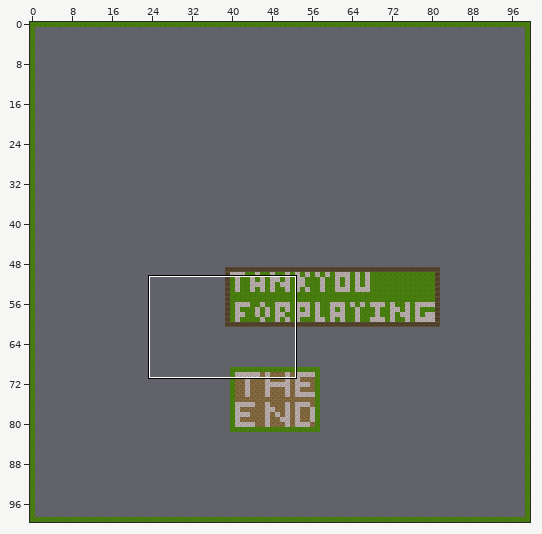
One commit to this Tiled map: maps/map3.tmx. Above, an overview of the earlier version with the close-up marked.
Close-up. Before the commit:
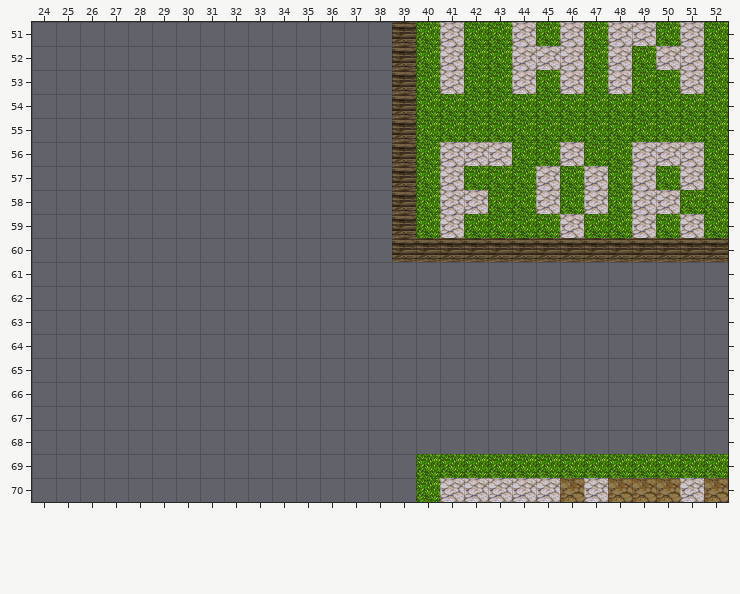
Cells are 32x32 px. Shown: x 24..52, y 51..70. The commit also changed other parts of the map, which this record leaves out.
The result:
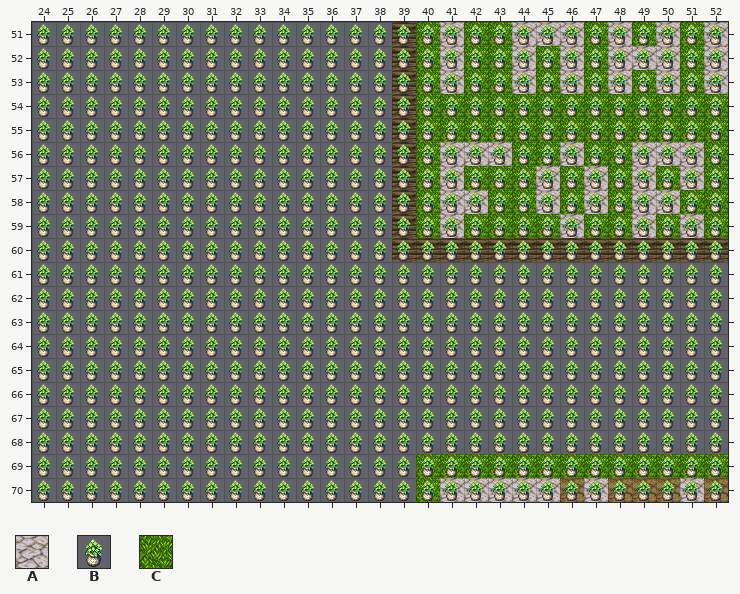
Key: from "PathAndObjects": A 20, B 155, C 177.
_ is an empty cell.
Edits made:
Layer "Tile Layer 1":
Tile C becomes tile A in row 51 at x 45, 50 and 52; in row 52 at x 49 and 52; in row 53 at x 50 and 52.
Tile A becomes tile C in row 51 at x 49 and 51; in row 52 at x 45 and 51; in row 53 at x 51.
Layer "collectables":
The author put tile B in rows 51 to 70 at x 24 to 52.
Changed places in both close-ups, as pixel boxes (x1, y1, x2, y2):
changed: (37, 22, 728, 501)
